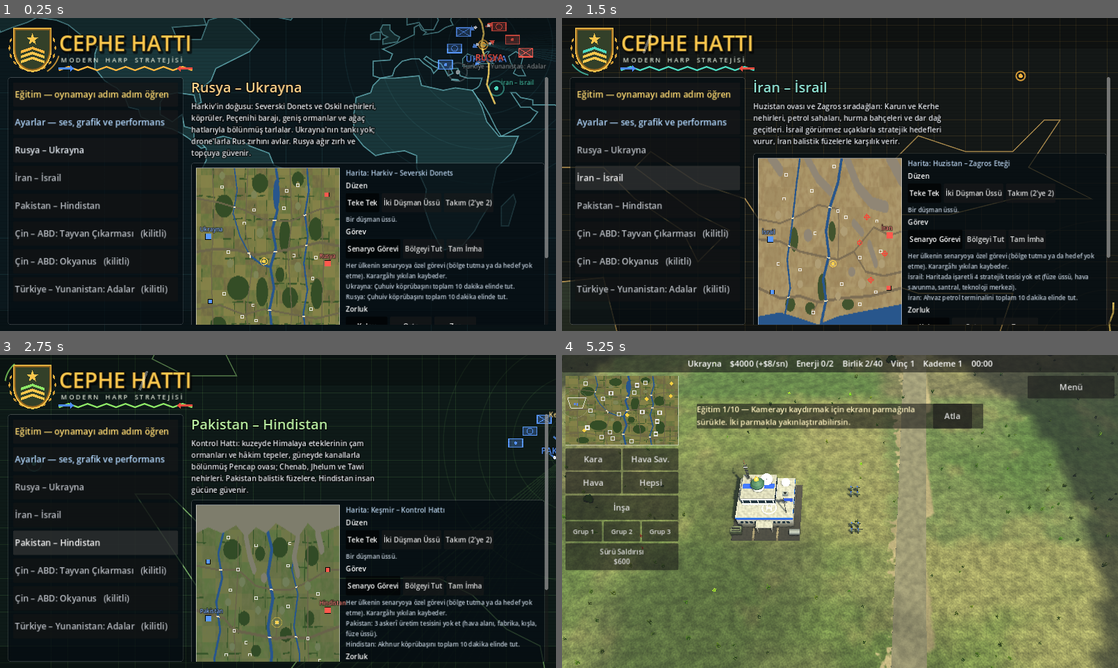
Above: before the commit, frames 1-4 (two rows, left to right).
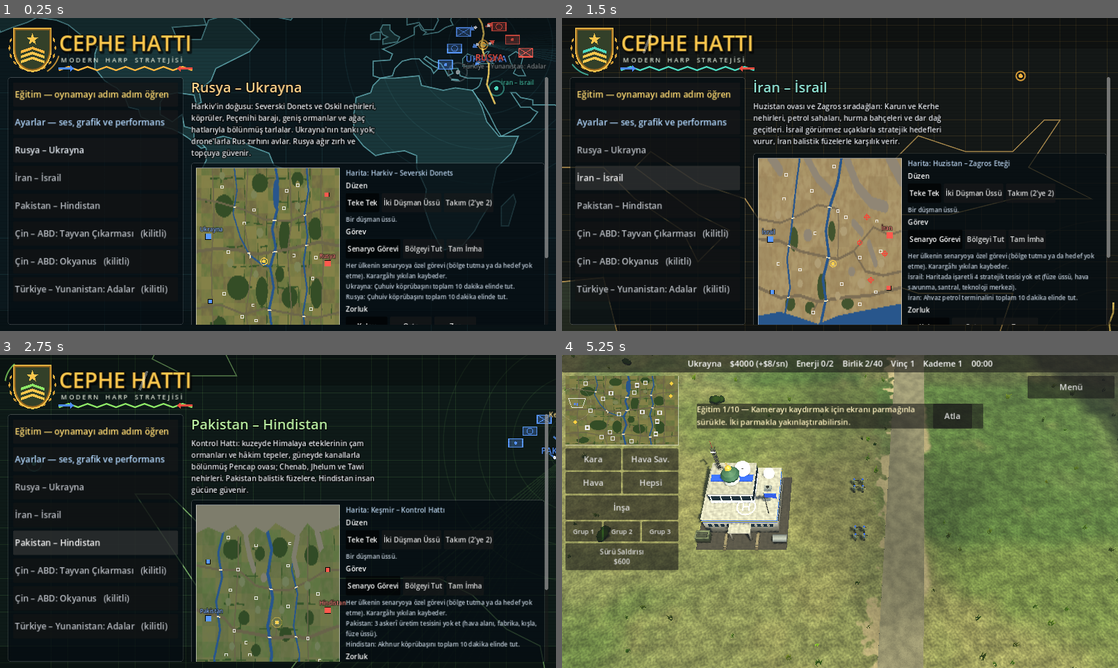
Above: after the commit, the same moments.

Repository: kadiyya/Generals_Game_1
Game: Godot game, scene res://scenes/menu.tscn
Same seed, same stepped clock (60 frames per second), same inputs: the game is played once before the commit and once after it.
Inputs:
- Up to frame 1 (0.25 s): no input
- Up to frame 2 (1.5 s): click "Rusya – Ukrayna" at 0.5 s; click "İran – İsrail" at 1.25 s
- Up to frame 3 (2.75 s): click "Pakistan – Hindistan" at 2 s
- Up to frame 4 (5.25 s): click "Çin – ABD: Tayvan Çıkarması (…" at 2.75 s; click "Çin – ABD: Okyanus (kilitli)" at 3.5 s; click "Türkiye – Yunanistan: Adalar …" at 4.25 s; click "Eğitim — oynamayı adım adım ö…" at 5 s

The runs differ from the first frame. In frame 1, 1.2% of the frame differs, in the area x 35-62%, y 48-98%; in frame 2, 0.4%; in frame 3, 0.6%; in frame 4, 53%, in the area x 0-100%, y 0-100%.

Commit message:
Real-world scale, order priority, tracking turrets and articulated infantry
Scale: trees are now 6-9 times a soldier's height, the camera starts closer
(soldiers about 2% of the screen, zoom range 14-210) and the maps are scaled
to 0.72 so the closer view still covers a sensible battlefield.

Resources: fewer and smaller deposits (3 at start, at most 6, one every
120-200 s, -6.5/s, 000-5500 reserve).

Orders: tapping the ground is now a plain move. Units go where they are sent
without turning aside and fire on the move at enemies in range (not
artillery). Idle units still attack enemies that come near but stay within
18 units of their post and then return.

Turrets: the turret tracks the target while closing in and while driving,
traverses at a realistic speed and slowly scans when idle.

Infantry: soldiers have hips and knees. They walk with stride-matched legs,
lean forward, run when retreating, kneel to fire, fire one after another
and look around when idle. A hit soldier falls and stays down for a while;
a destroyed squad leaves its fallen soldiers instead of an explosion.

The animation test now also checks order priority, firing on the move,
turret traverse and casualties.

Co-Authored-By: Claude Opus 5.5 <noreply@anthropic.com>
Claude-Session: https://claude.ai/code/session_01PNftGzAsqyMHxtVVnwN2ZN

Diff:
--- a/scripts/camera_rig.gd
+++ b/scripts/camera_rig.gd
@@ -1,14 +1,15 @@
 class_name CameraRig
 extends Node3D
-## Eğik kuşbakışı kamera. focus yerdeki bakış noktası, dist uzaklık.
+## Eğik kuşbakışı kamera. focus yerdeki bakış noktası, dist uzaklık. Açılışta yakın durur: asker ekran
+## genişliğinin ~%2'si, ağaçlar askerin ~7 katı görünür; uzaklaştırınca bütün cephe görülür.
 
 const PITCH := 1.0   # radyan, aşağı bakış açısı
-const MIN_DIST := 22.0
+const MIN_DIST := 14.0
 const MAX_DIST := 210.0
 
 var camera: Camera3D
 var focus := Vector3.ZERO
-var dist := 60.0
+var dist := 46.0
 
 
 func _ready() -> void:
--- a/scripts/controls.gd
+++ b/scripts/controls.gd
@@ -139,7 +139,8 @@
 		if e != null:
 			g.order_attack(units, e)
 		else:
-			g.order_move(units, world, true)
+			# Dokunarak verilen emir önceliklidir: birlik düşmana sapmadan gider, yolda menzildekine ateş eder.
+			g.order_move(units, world, false)
 		return
 	g.clear_selection()
 
--- a/scripts/defs.gd
+++ b/scripts/defs.gd
@@ -53,11 +53,11 @@
 const FOB_KINDS: Array[String] = ["kisla", "santral", "sam"]
 const PRESENCE_R := 28.0                                 # maden / ileri üs için yakında gereken birlik
 # Kaynak yatakları: başta kaç tane, en çok kaç tane, kaç saniyede bir yenisi belirir, verim ve rezerv aralığı.
-const DEPOSIT_FIRST := 5
-const DEPOSIT_MAX := 11
-const DEPOSIT_EVERY := Vector2(50.0, 95.0)
-const DEPOSIT_RICH := Vector2(5.5, 9.0)
-const DEPOSIT_RESERVE := Vector2(5000.0, 9000.0)
+const DEPOSIT_FIRST := 3
+const DEPOSIT_MAX := 6
+const DEPOSIT_EVERY := Vector2(120.0, 200.0)
+const DEPOSIT_RICH := Vector2(4.0, 6.5)
+const DEPOSIT_RESERVE := Vector2(3000.0, 5500.0)
 const RUIN_TIME := 90.0          # sıfıra inen kaynak bu kadar saniye tahrip kalır: gelir yok, ele geçirilemez, onarılmaz
 const HIT_PAUSE := 20.0          # vurulan kaynak bu kadar saniye onarılamaz
 const MINE_HOLD_MAX := 0.2       # elde tutulan Maden Ocağının verim artışı (en çok)
--- a/scripts/entity.gd
+++ b/scripts/entity.gd
@@ -239,6 +239,8 @@
 	alive = false
 	if is_air and float(d.get("alt", 9.0)) > 5.0:
 		Game.I.fx_crash(global_position, radius)
+	elif armor == "inf":
+		Game.I.fx_puff(global_position + Vector3(0, 0.4, 0), Game.I.dust_color, 1.2, 0.9, 0.4)
 	else:
 		Game.I.fx_explosion(aim_pos(), radius * 1.6)
 		if not is_air:
--- a/scripts/models.gd
+++ b/scripts/models.gd
@@ -221,20 +221,49 @@
 	n.add_child(m)
 
 
-## Piyade: her asker ayrı düğümdür (Unit adım, çömelme ve kayıp animasyonlarını bunlarla yapar), mesh ortaktır.
+## Piyade: her asker ayrı düğümdür; altında "body" (gövde ve silah) ile kalçadan dönen "leg_l" / "leg_r" düğümleri
+## (uyluk, altında dizden dönen "knee" düğümü ve baldır) vardır. Unit yürüme, diz çökme, geri tepme ve düşme animasyonlarını bunlarla yapar. Mesh'ler ortaktır.
 static func _soldiers(n: Node3D, spots: Array, bc: Color, tc: Color, launcher: bool) -> void:
 	var key := "sol|%s|%s|%s|%s" % [launcher, bc.to_html(), tc.to_html(), _dust().to_html()]
 	if not _vehicles.has(key):
-		var k := Kit.new()
-		k.dust = _dust()
-		Vehicles.slots(k, bc, tc)
-		Vehicles.soldier(k, launcher)
-		_vehicles[key] = [k.mesh()]
+		var parts := []
+		for part in ["body", "thigh_l", "thigh_r", "shin_l", "shin_r"]:
+			var k := Kit.new()
+			k.dust = _dust()
+			Vehicles.slots(k, bc, tc)
+			Vehicles.soldier(k, launcher, part)
+			parts.append(k.mesh())
+		_vehicles[key] = parts
+	var ms: Array = _vehicles[key]
+	var s := Vehicles.SOLDIER_S
 	for o in spots:
-		var m := MeshInstance3D.new()
-		m.mesh = _vehicles[key][0]
-		m.position = o
-		n.add_child(m)
+		var f := Node3D.new()
+		f.position = o
+		n.add_child(f)
+		var body := MeshInstance3D.new()
+		body.name = "body"
+		body.mesh = ms[0]
+		f.add_child(body)
+		for i in 2:
+			var sx := -1.0 if i == 0 else 1.0
+			var hip := Vector3(0.11 * sx, Vehicles.HIP, 0.0) * s
+			var knee := Vector3(0.11 * sx, Vehicles.KNEE, 0.0) * s
+			var pivot := Node3D.new()
+			pivot.name = "leg_l" if i == 0 else "leg_r"
+			pivot.position = hip
+			f.add_child(pivot)
+			var thigh := MeshInstance3D.new()
+			thigh.mesh = ms[1 + i]
+			thigh.position = -hip
+			pivot.add_child(thigh)
+			var kn := Node3D.new()
+			kn.name = "knee"
+			kn.position = knee - hip
+			pivot.add_child(kn)
+			var shin := MeshInstance3D.new()
+			shin.mesh = ms[3 + i]
+			shin.position = -knee
+			kn.add_child(shin)
 
 
 ## Araçların üstündeki toz ve çamurun rengi: haritanın toprağından.
--- a/scripts/scenarios.gd
+++ b/scripts/scenarios.gd
@@ -547,7 +547,7 @@
 }
 
 # Haritalar yukarıdaki ölçülerle yazılır, oyunda MAP_SCALE ile küçültülür (yolların genişliği aynı kalır; dağlar ve nehirler orantılı incelir).
-const MAP_SCALE := 0.85
+const MAP_SCALE := 0.72
 static var _scaled := {}
 
 
--- a/scripts/terrain.gd
+++ b/scripts/terrain.gd
@@ -955,12 +955,14 @@
 			var key := "|%d" % ((y / CHUNK) * 1000 + x / CHUNK)
 			match k:
 				TREES:
-					_plant(groups, line_trees[rng.randi() % line_trees.size()] + key, cc, rng, 1.05, 1.5, tint, -1, 0.55)
+					# gerçek boyda ağaçlar (askerin 6-9 katı); taç büyüdüğü için hücre başına seyrek
+					if rng.randf() < 0.55:
+						_plant(groups, line_trees[rng.randi() % line_trees.size()] + key, cc, rng, 1.7, 2.5, tint, -1, 0.55)
 					if rng.randf() < 0.3:
 						_plant(groups, "bush" + key, cc, rng, 0.8, 1.3, tint, -1)
 				FOREST:
-					if (x + y) % 2 == 0:
-						_plant(groups, wood_trees[rng.randi() % wood_trees.size()] + key, cc, rng, 0.95, 1.6, tint, -1, 0.55)
+					if (x + y) % 2 == 0 and rng.randf() < 0.55:
+						_plant(groups, wood_trees[rng.randi() % wood_trees.size()] + key, cc, rng, 1.6, 2.7, tint, -1, 0.9)
 					elif rng.randf() < 0.35:
 						_plant(groups, "bush" + key, cc, rng, 0.6, 1.1, tint, ci)
 				MOUNTAIN:
@@ -1009,7 +1011,7 @@
 		var od := maxf(absf(p.x) - hw, absf(p.z) - hh)
 		var oy := maxf(0.0, ground_y(p.x, p.z)) + smoothstep(4.0, 110.0, od) * (2.0 + 9.0 * (_far.get_noise_2d(p.x, p.z) * 0.5 + 0.5)) - 0.3
 		var side := "|out%d" % (int(p.x > 0.0) + 2 * int(p.z > 0.0))
-		_plant(groups, wood_trees[rng.randi() % wood_trees.size()] + side, p, rng, 0.9, 1.6, tint, -1, 0.0, oy)
+		_plant(groups, wood_trees[rng.randi() % wood_trees.size()] + side, p, rng, 1.6, 2.6, tint, -1, 0.0, oy)
 	for gk in groups:
 		var nm: String = gk.split("|")[0]
 		if nm in ["tuft", "bush"] and not _nature:
--- a/scripts/unit.gd
+++ b/scripts/unit.gd
@@ -1,8 +1,13 @@
 class_name Unit
 extends Entity
-## Kara birimi. Emirler: idle, move (ateş etmeden git), amove (saldırarak ilerle), attack,
+## Kara birimi. Emirler: idle, move (emredilen yere git; yolda menzildekine durmadan ateş eder), amove (saldırarak ilerle), attack,
 ## dig (siper kaz), mine (mayın döşe), obstacle (engel kur), enter (eve gir).
 ## Engellerin çevresinden Terrain üzerinden yol bulur; tepede yükselir, yolda hızlanır, ormanda yavaşlar.
+## Emir önceliklidir: yürüyen birim düşmana sapmaz. Boştaki birim yakına gelen düşmana saldırır ama bulunduğu
+## yerden LEASH'ten fazla uzaklaşmaz, sonra yerine döner.
+
+const LEASH := 18.0
+const TURRET_SPEED := 1.9    # kule dönüş hızı (rad/sn)
 
 var order := "idle"
 var dest := Vector3.ZERO
@@ -36,6 +41,8 @@
 var patrol_b := Vector3.ZERO
 var los_ok := true
 var supplied := true       # ikmal hattında mı (Game her saniye günceller)
+var hold_pos := Vector3.INF   # boştaki birimin nöbet yeri (kovalarken buradan LEASH'ten fazla uzaklaşmaz)
+var figs: Array = []          # piyade: [{n, body, legs: [sol, sağ], phase, kick, down}]
 
 
 func setup(id: String, t: int, def: Dictionary) -> void:
@@ -45,6 +52,13 @@
 	turret = model.get_node_or_null("turret")
 	if turret != null:
 		turret_base = turret.position
+	for i in model.get_child_count():
+		var f: Node3D = model.get_child(i)
+		var body: Node3D = f.get_node_or_null("body")
+		if body != null:
+			figs.append({n = f, body = body, legs = [f.get_node("leg_l"), f.get_node("leg_r")],
+				knees = [f.get_node("leg_l/knee"), f.get_node("leg_r/knee")], phase = randf() * TAU,
+				kick = 0.0, kick_t = -1.0, down = false})
 	_last_pos = position
 	if d.has("ew"):
 		ew_ring = Models.ring(float(d.ew), Color(0.35, 0.85, 1.0))
@@ -61,6 +75,10 @@
 
 func _on_fired() -> void:
 	recoil = 1.0
+	# mangadaki askerler sırayla tetik çeker
+	for f in figs:
+		if not f.down:
+			f.kick_t = randf_range(0.0, 0.3)
 
 
 func damage_base() -> float:
@@ -133,6 +151,7 @@
 	dest = Game.I.terrain.nearest_free(Vector3(p.x, 0, p.z))
 	order = "amove" if attack_move else "move"
 	target = null
+	hold_pos = Vector3.INF
 	near_t = 0.0
 	nav_goal = Vector3.INF
 
@@ -146,6 +165,7 @@
 	order = "idle"
 	target = null
 	retreating = false
+	hold_pos = Vector3.INF
 
 
 func weapon_range() -> float:
@@ -161,6 +181,7 @@
 	valid_target()
 	match order:
 		"move":
+			_fire_on_move(dt)
 			if _step(dest, dt):
 				order = "idle"
 				retreating = false
@@ -198,10 +219,58 @@
 			elif _step(dest, dt):
 				order = "idle"
 		_:
+			if hold_pos == Vector3.INF:
+				hold_pos = position
 			_scan()
 			if target != null:
 				_engage(dt, not d.get("no_chase", false) and not guard)
+			if target != null and flat(position, hold_pos) > LEASH and garrison == null and not entrenched:
+				# Fazla uzaklaştı: hedefi bırakıp nöbet yerine dön (dönerken menzildekine ateş eder).
+				var home := hold_pos
+				go(home, false)
 	_animate(dt)
+
+
+## Yürürken menzile giren düşmana durmadan ateş: kule hedefi izler, piyade yürüyerek ateş eder.
+## Topçu yürürken ateş edemez. Hedef menzilden çıkınca bırakılır; birim yoluna devam eder.
+func _fire_on_move(dt: float) -> void:
+	if not has_weapon() or d.get("no_chase", false):
+		return
+	if target == null:
+		if scan_timer > 0.0:
+			return
+		scan_timer = 0.3
+		target = find_target(weapon_range(), float(d.get("min_range", 0.0)))
+		los_t = 0.0
+		if target == null:
+			return
+	var dist: float = flat(position, target.position) - target.radius
+	if dist > weapon_range() + 0.5:
+		target = null
+		return
+	los_t -= dt
+	if los_t <= 0.0:
+		los_t = 0.5
+		los_ok = target.is_air or not needs_los() or Game.I.terrain.los_clear(global_position, target.global_position)
+	if not los_ok:
+		target = null
+		return
+	var aimed := true
+	if turret != null:
+		aimed = _aim_turret(target.position, dt)
+	elif armor != "inf":
+		var to: Vector3 = target.position - position
+		aimed = absf(angle_difference(rotation.y, atan2(to.x, to.z))) < 0.35
+	if aimed and cd_timer <= 0.0:
+		fire(target)
+
+
+## Kuleyi dünyadaki p noktasına döndürür; nişan alındıysa true.
+func _aim_turret(p: Vector3, dt: float) -> bool:
+	var to := p - position
+	var want := atan2(to.x, to.z) - rotation.y
+	turret.rotation.y = rotate_toward(turret.rotation.y, want, dt * TURRET_SPEED)
+	return absf(angle_difference(turret.rotation.y, want)) < 0.1
 
 
 func _scan() -> void:
@@ -222,6 +291,9 @@
 	if los_t <= 0.0:
 		los_t = 0.5
 		los_ok = target.is_air or not needs_los() or Game.I.terrain.los_clear(global_position, target.global_position)
+	if turret != null and target != null:
+		# Kule hedefi hep izler: yaklaşırken de namlu hedefe döner.
+		_aim_turret(target.position, dt)
 	if not los_ok:
 		# Arada engel var: görüş hattı açılana kadar yaklaş.
 		if chase:
@@ -241,9 +313,7 @@
 		var aimed := true
 		if turret != null:
 			# Gövde yerinde kalır, kule hedefe döner; nişan alınmadan ateş edilmez.
-			var want := atan2(dir.x, dir.z) - rotation.y
-			turret.rotation.y = rotate_toward(turret.rotation.y, want, dt * 3.2)
-			aimed = absf(angle_difference(turret.rotation.y, want)) < 0.12
+			aimed = absf(angle_difference(turret.rotation.y, atan2(dir.x, dir.z) - rotation.y)) < 0.1
 		else:
 			_face(dir, dt)
 		if aimed and cd_timer <= 0.0:
@@ -361,16 +431,7 @@
 	if garrison != null:
 		return
 	if armor == "inf":
-		# Yürürken adım atar ve öne eğilir; dururken ateş ediyorsa çömelir.
-		if moving:
-			anim_t += dt * 9.0
-		var crouch := 0.78 if ((target != null or entrenched or order == "dig") and not moving) else 1.0
-		for i in model.get_child_count():
-			var f: Node3D = model.get_child(i)
-			var hop := absf(sin(anim_t + i * 1.7)) * 0.13 if moving else 0.0
-			f.position.y = lerpf(f.position.y, hop, minf(1.0, dt * 18.0))
-			f.rotation.x = lerpf(f.rotation.x, (0.25 if moving else 0.0) - recoil * 0.2, minf(1.0, dt * 12.0))
-			f.scale.y = lerpf(f.scale.y, crouch, minf(1.0, dt * 8.0))
+		_animate_figures(dt, v)
 		return
 	# Araç: giderken hafif sallanır, ateş edince geri teper, arkasında toz kaldırır.
 	anim_t += dt * v * 1.6
@@ -379,7 +440,11 @@
 	var kick := recoil * (0.4 if heavy else 0.08)
 	if turret != null:
 		if target == null:
-			turret.rotation.y = rotate_toward(turret.rotation.y, 0.0, dt * 1.6)
+			# Boşta kule ağır ağır çevreyi gözler; yürürken öne döner.
+			var look := 0.0
+			if order == "idle" and not moving:
+				look = sin(Game.I.time * 0.22 + get_instance_id() % 97) * 0.7
+			turret.rotation.y = rotate_toward(turret.rotation.y, look, dt * 0.7)
 		turret.position = turret_base + Vector3(-sin(turret.rotation.y), 0, -cos(turret.rotation.y)) * kick
 		model.rotation.x = lerpf(model.rotation.x, -kick * 0.12 * cos(turret.rotation.y), minf(1.0, dt * 14.0))
 		model.rotation.z = lerpf(model.rotation.z, kick * 0.12 * sin(turret.rotation.y), minf(1.0, dt * 14.0))
@@ -394,6 +459,49 @@
 			Game.I.fx_puff(global_position + back + Vector3(randf_range(-0.5, 0.5), 0.3, 0), Game.I.dust_color, 1.0, 0.8, 0.5)
 
 
+## Piyade askerleri: adım uzunluğuna göre bacak salınımı ve gövde inip kalkması (ayak kaymaz), çatışmada diz çökme,
+## atışta sırayla geri tepme, boşta etrafa bakınma. Gövde biraz öne eğik yürür, geri çekilirken koşar.
+func _animate_figures(dt: float, v: float) -> void:
+	var stance := 0.0     # 0 ayakta, 1 diz çökmüş
+	if not moving and (target != null or entrenched or order == "dig"):
+		stance = 1.0
+	var run := 1.0 if retreating else 0.0
+	var k := minf(1.0, dt * 10.0)
+	var t: float = Game.I.time
+	for f in figs:
+		if f.down:
+			continue
+		var n: Node3D = f.n
+		var body: Node3D = f.body
+		var legs: Array = f.legs
+		if f.kick_t >= 0.0:
+			f.kick_t -= dt
+			if f.kick_t < 0.0:
+				f.kick = 1.0
+		f.kick = maxf(0.0, f.kick - dt * 6.0)
+		var knees: Array = f.knees
+		var swing := 0.0
+		var bob := 0.0
+		var bend := [0.0, 0.0]
+		if moving:
+			f.phase += v * dt * (5.2 - run * 1.2)
+			swing = sin(f.phase) * lerpf(0.5, 0.75, run)
+			bob = absf(cos(f.phase)) * 0.04
+			# öne salınan bacağın dizi bükülür
+			bend = [maxf(0.0, cos(f.phase)) * (0.9 + run * 0.4), maxf(0.0, -cos(f.phase)) * (0.9 + run * 0.4)]
+		var lean := (0.12 + run * 0.18) if moving else 0.0
+		var look := 0.0 if moving or stance > 0.0 else sin(t * 0.4 + f.phase) * 0.35
+		# diz çökme: sol uyluk öne, baldır dik; sağ diz yerde, baldır geriye yatık
+		legs[0].rotation.x = lerpf(legs[0].rotation.x, lerpf(swing, -1.35, stance), k)
+		legs[1].rotation.x = lerpf(legs[1].rotation.x, lerpf(-swing, 0.05, stance), k)
+		knees[0].rotation.x = lerpf(knees[0].rotation.x, lerpf(bend[0], 1.45, stance), k)
+		knees[1].rotation.x = lerpf(knees[1].rotation.x, lerpf(bend[1], 1.5, stance), k)
+		n.position.y = lerpf(n.position.y, bob - stance * 0.29, k)
+		body.rotation.x = lerpf(body.rotation.x, lean - f.kick * 0.22, k * 1.5)
+		body.position.z = lerpf(body.position.z, -f.kick * 0.06, k * 1.5)
+		n.rotation.y = lerp_angle(n.rotation.y, look, minf(1.0, dt * 2.0))
+
+
 func _on_damaged(attacker) -> void:
 	update_figures()
 	if order == "idle" and target == null and attacker != null and is_instance_valid(attacker) and attacker.alive and can_hit(attacker):
@@ -401,10 +509,52 @@
 
 
 func update_figures() -> void:
-	# Mangada can azaldıkça asker sayısı düşer.
-	if armor != "inf":
-		return
-	var n := model.get_child_count()
-	var keep := int(ceil(clampf(hp / max_hp, 0.0, 1.0) * n))
+	# Mangada can azaldıkça asker sayısı düşer: vurulan asker yere yığılır, bir süre sonra kaybolur.
+	# Onarılınca geri gelir.
+	if armor != "inf" or figs.is_empty():
+		return
+	var n := figs.size()
+	var keep := maxi(int(ceil(clampf(hp / max_hp, 0.0, 1.0) * n)), 1) if alive else 0
 	for i in n:
-		model.get_child(i).visible = i < maxi(keep, 1)
+		var f: Dictionary = figs[i]
+		var fn: Node3D = f.n
+		if i < keep and f.down:
+			f.down = false
+			if f.has("tw") and f.tw.is_valid():
+				f.tw.kill()
+			fn.visible = true
+			fn.rotation = Vector3.ZERO
+			fn.position.y = 0.0
+		elif i >= keep and not f.down:
+			f.down = true
+			f.tw = _fall(fn)
+
+
+## Askerin yere yığılması: devrilir, bir süre yatar, sonra toprağa karışıp kaybolur.
+static func _fall(fn: Node3D) -> Tween:
+	var side := 1.0 if randf() < 0.5 else -1.0
+	var tw := fn.create_tween()
+	tw.tween_property(fn, "rotation", Vector3(-1.45, fn.rotation.y + randf_range(-0.6, 0.6), 0.25 * side), 0.45) \
+		.set_ease(Tween.EASE_IN).set_trans(Tween.TRANS_QUAD)
+	tw.parallel().tween_property(fn, "position:y", 0.08, 0.45)
+	tw.tween_interval(3.5)
+	tw.tween_property(fn, "position:y", -0.5, 1.2)
+	tw.tween_callback(func(): fn.visible = false)
+	return tw
+
+
+## Ölen manganın askerleri yerde kalır ve yığılır (patlama yerine).
+func die() -> void:
+	if armor == "inf" and garrison == null and model.visible and not figs.is_empty():
+		var m := model
+		var xf := m.global_transform
+		remove_child(m)
+		Game.I.add_child(m)
+		m.global_transform = xf
+		m.visible = seen
+		for f in figs:
+			if not f.down:
+				f.down = true
+				_fall(f.n)
+		get_tree().create_timer(6.0, false).timeout.connect(func(): if is_instance_valid(m): m.queue_free())
+	super.die()
--- a/scripts/vehicles.gd
+++ b/scripts/vehicles.gd
@@ -69,13 +69,29 @@
 # ---------------------------------------------------------------- piyade
 
 ## Tek asker (ayakta, tüfek önde). launcher: omzunda tanksavar füzesi. Ölçek görünürlük için biraz büyük.
-static func soldier(k: Kit, launcher: bool) -> void:
-	k.push(Vector3.ZERO, Vector3.ZERO, 0.68)
-	for sx in [-1.0, 1.0]:
-		k.box("dark", Vector3(0.15, 0.12, 0.3), Vector3(0.11 * sx, 0.06, 0.04))
-		k.box("uniform", Vector3(0.17, 0.8, 0.2), Vector3(0.11 * sx, 0.5, 0.0), Vector3(-4.0 * sx, 0, 0))
+## part: "body" (gövde, kollar, baş, silah), "thigh_l/r" (uyluk) ya da "shin_l/r" (baldır ve bot). Bacaklar ayrı
+## mesh'tir; Unit onları kalçadan (HIP) ve dizden (KNEE) döndürerek yürütür, diz çöktürür. Parçalar asıl yerlerinde kurulur (çamur ve gölge doğru düşer).
+const SOLDIER_S := 0.68
+const HIP := 0.92
+const KNEE := 0.5
+
+
+static func soldier(k: Kit, launcher: bool, part := "body") -> void:
+	k.push(Vector3.ZERO, Vector3.ZERO, SOLDIER_S)
+	if part != "body":
+		var sx := -1.0 if part.ends_with("_l") else 1.0
+		if part.begins_with("thigh"):
+			k.box("uniform", Vector3(0.18, 0.46, 0.21), Vector3(0.11 * sx, 0.71, 0.0))
+		else:
+			k.box("dark", Vector3(0.15, 0.12, 0.3), Vector3(0.11 * sx, 0.06, 0.04))
+			k.box("uniform", Vector3(0.16, 0.44, 0.19), Vector3(0.11 * sx, 0.32, 0.0))
+			k.box("uniform", Vector3(0.18, 0.1, 0.21), Vector3(0.11 * sx, 0.52, 0.02))
+		k.pop()
+		return
+	for sx in [-1.0, 1.0]:
 		k.box("vest", Vector3(0.12, 0.14, 0.08), Vector3(0.13 * sx, 1.02, 0.17))
 		k.box("helmet", Vector3(0.03, 0.12, 0.14), Vector3(0.27 * sx, 1.42, 0.0))
+	k.box("uniform", Vector3(0.4, 0.16, 0.22), Vector3(0, 0.92, 0))
 	k.box("uniform", Vector3(0.48, 0.6, 0.24), Vector3(0, 1.2, 0))
 	k.box("vest", Vector3(0.44, 0.44, 0.3), Vector3(0, 1.2, 0.0))
 	k.box("canvas2", Vector3(0.34, 0.42, 0.18), Vector3(0, 1.24, -0.22))
--- a/tools/animtest.gd
+++ b/tools/animtest.gd
@@ -49,4 +49,56 @@
 			if out_dir != "":
 				get_viewport().get_texture().get_image().save_png(out_dir.path_join("anim_%d.png" % i))
 	print("ANIMTEST  hareket=%s  taret_dondu=%s  geri_tepme=%s  ucak=%s  hs=%s" % [moved, turned, fired, is_instance_valid(jet) and jet.alive, is_instance_valid(aa) and aa.alive])
+	# 2. bölüm: emir önceliği. Yan tarafta düşman varken "git" emri alan birlik yolundan sapmaz, yürürken ateş eder;
+	# zırhlının kulesi gövdeden bağımsız hedefe döner. Piyade bacakları adım atar.
+	for e in g.entities.duplicate():
+		if e is Unit and e.alive:
+			e.die()
+	await get_tree().create_timer(1.5).timeout
+	var p0: Vector3 = mid + Vector3(-dirx * 20.0, 0, -14.0)
+	var walker = g.spawn_unit(g.unit_of(0, "tank") if g.unit_of(0, "tank") != "" else g.unit_of(0, "ifv"), 0, p0)
+	var sq = g.spawn_unit(g.unit_of(0, "inf"), 0, p0 + Vector3(0, 0, 4.0))
+	var dummy = g.spawn_unit(g.unit_of(1, "inf"), 1, mid + Vector3(0, 0, -4.0))
+	dummy.max_hp = 1e6
+	dummy.hp = 1e6
+	dummy.set_process(false)
+	var goal: Vector3 = p0 + Vector3(dirx * 40.0, 0, 0)
+	g.order_move([walker, sq], goal, false)
+	g.cam.focus = mid + Vector3(0, 0, -8.0)
+	g.cam.dist = 30.0
+	var kept := true
+	var fired2 := false
+	var max_turn := 0.0
+	var leg_max := 0.0
+	for i in 60:
+		await get_tree().create_timer(0.1).timeout
+		if walker.order != "move" and walker.order != "idle":
+			kept = false
+		if walker.target != null and walker.cd_timer > 0.0:
+			fired2 = true
+		if walker.turret != null:
+			max_turn = maxf(max_turn, absf(walker.turret.rotation.y))
+		if not sq.figs.is_empty():
+			leg_max = maxf(leg_max, absf(sq.figs[0].legs[0].rotation.x))
+		if i == 25:
+			await RenderingServer.frame_post_draw
+			if out_dir != "":
+				get_viewport().get_texture().get_image().save_png(out_dir.path_join("anim_yuruyus.png"))
+	var on_path: bool = Entity.flat(walker.position, goal) < Entity.flat(p0, goal)
+	print("EMIRTEST  emir_korundu=%s  yururken_ates=%s  taret_maks=%.2f  ilerledi=%s  bacak_maks=%.2f" % [kept, fired2, max_turn, on_path, leg_max])
+	# 3. bölüm: kayıp veren manga — vurulan asker yere yığılır
+	sq.order = "idle"
+	sq.take_damage(sq.max_hp * 0.55, dummy)
+	await get_tree().create_timer(0.8).timeout
+	var downs := 0
+	for f in sq.figs:
+		if f.down:
+			downs += 1
+	g.cam.focus = sq.position
+	g.cam.dist = 18.0
+	await get_tree().create_timer(0.3).timeout
+	await RenderingServer.frame_post_draw
+	if out_dir != "":
+		get_viewport().get_texture().get_image().save_png(out_dir.path_join("anim_kayip.png"))
+	print("KAYIPTEST  yere_dusen=%d" % downs)
 	get_tree().quit()
--- a/tools/inputtest.gd
+++ b/tools/inputtest.gd
@@ -109,7 +109,7 @@
 	# 4) yere dokun -> hareket emri
 	var goal := m.position + Vector3(6, 0, 5)
 	await _tap(_screen(goal))
-	_check("yere dokununca birim yola cikar", m.order == "amove" and Entity.flat(m.dest, goal) < 1.0)
+	_check("yere dokununca birim yola cikar", m.order == "move" and Entity.flat(m.dest, goal) < 1.0)
 
 	# 5) çift dokun -> aynı tipin hepsi
 	await _tap(_screen(m.aim_pos()))
--- a/tools/mechtest.gd
+++ b/tools/mechtest.gd
@@ -425,7 +425,7 @@
 	mine.built = true
 	mine.hp = mine.max_hp
 	var full: float = mine.mine_income()
-	_check("maden gelir getirir", full > 5.0)
+	_check("maden gelir getirir", full >= Defs.DEPOSIT_RICH.x * 0.99)
 	mine.take_damage(mine.max_hp * 0.5 / mine.damage_taken_mult())
 	_check("hasarli madenin verimi duser", mine.mine_income() < full * 0.6)
 	var mh: float = mine.hp
@@ -483,7 +483,17 @@
 	fob.built = true
 	g._supply_tick()
 	_check("ileri us ikmal saglar", g.supplied(0, far_p) and lone.supplied)
-	_check("ileri usun yanina kisla kurulabilir", g.place_reason(0, "kisla", fob.position + Vector3(12, 0, 0)) == "" or g.place_reason(0, "kisla", fob.position + Vector3(0, 0, 12)) == "" or g.place_reason(0, "kisla", fob.position + Vector3(-12, 0, 0)) == "")
+	var fob_ok := false
+	var fob_why := []
+	for i in 12:
+		var ang := TAU * i / 12.0
+		var why: String = g.place_reason(0, "kisla", fob.position + Vector3(cos(ang), 0, sin(ang)) * 13.0)
+		fob_why.append(why)
+		if why == "":
+			fob_ok = true
+	if not fob_ok:
+		print("   ileri us: %s  %s" % [fob.position, fob_why])
+	_check("ileri usun yanina kisla kurulabilir", fob_ok)
 	_check("ileri usun yanina fabrika kurulamaz", g.place_reason(0, "fabrika", fob.position + Vector3(12, 0, 0)) != "")
 
 	# ---- köprü: yıkılır, nehri kapatır, askerî varlıkla onarılır
Not shown, changed: export_presets.cfg
